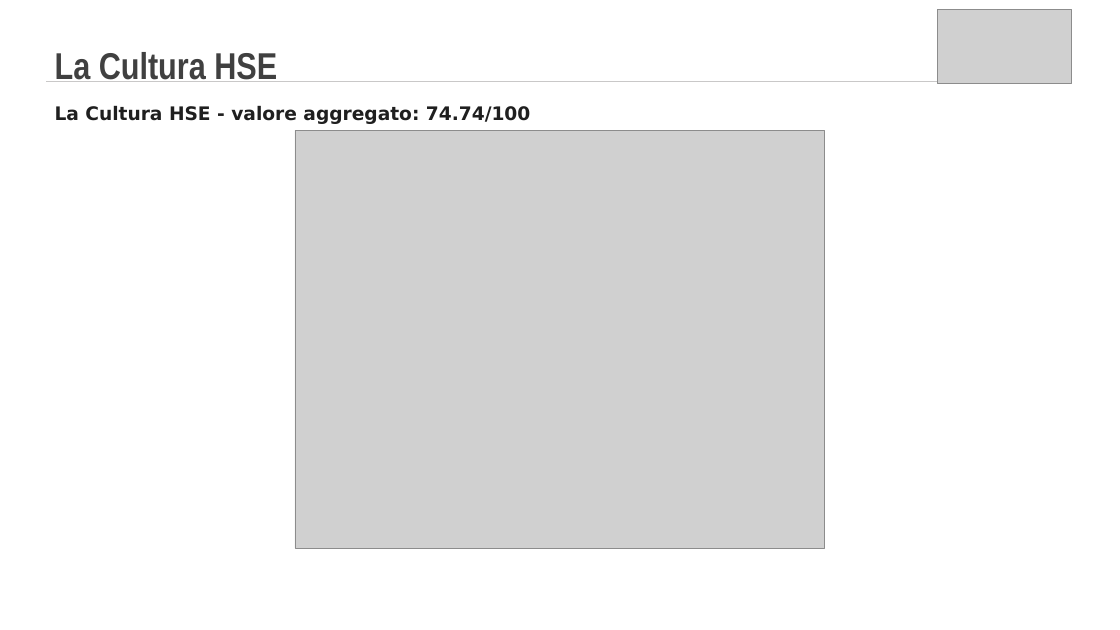
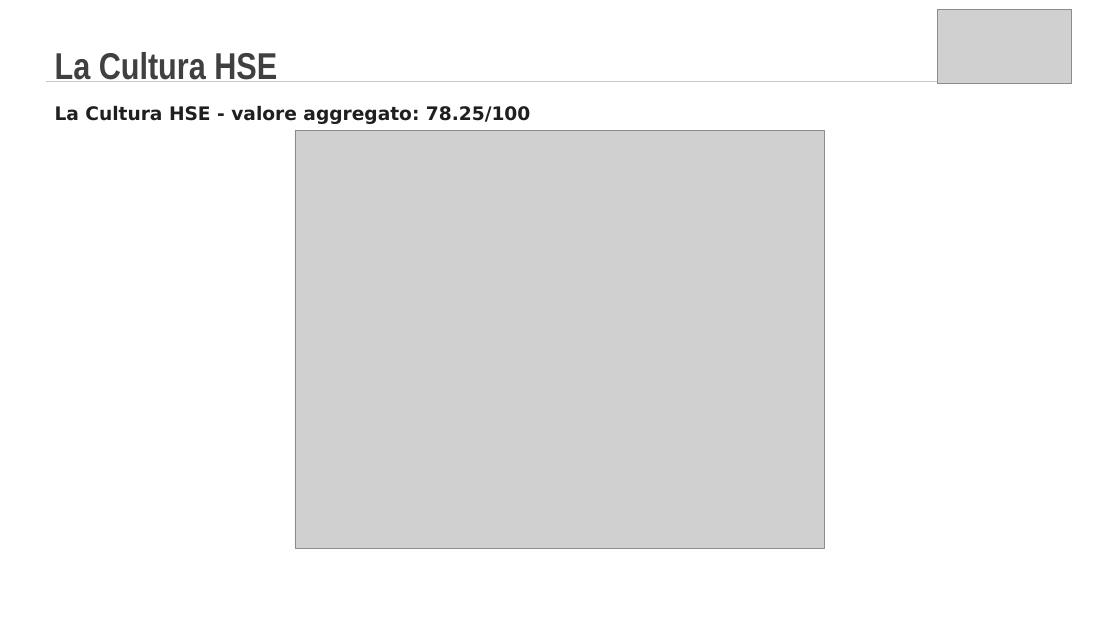
Before and after one commit to Luca162003/HSE, a slide deck: slide 8 of LabHSE - STOGIT.pptx. Drawn at 1120x630 pixels with LibreOffice and Linux fonts; fonts in the diff are those of the drawing; grey boxes stand for pictures; background and template pictures are left out. Boxes give left, top, right and bottom in pixels: in the first picture for what was removed or moved away, otherwise in the second. Text is boxed around its words. In the diff, an @@ line names an element or a change of style, - is before the commit and + after.

```diff
--- a/LabHSE - STOGIT.pptx
+++ b/LabHSE - STOGIT.pptx
@@ text at (55,106,530,124): text changed @@
-La Cultura HSE - valore aggregato: 74.74/100
+La Cultura HSE - valore aggregato: 78.25/100
```
Also in this commit, not shown: 2 other files.
